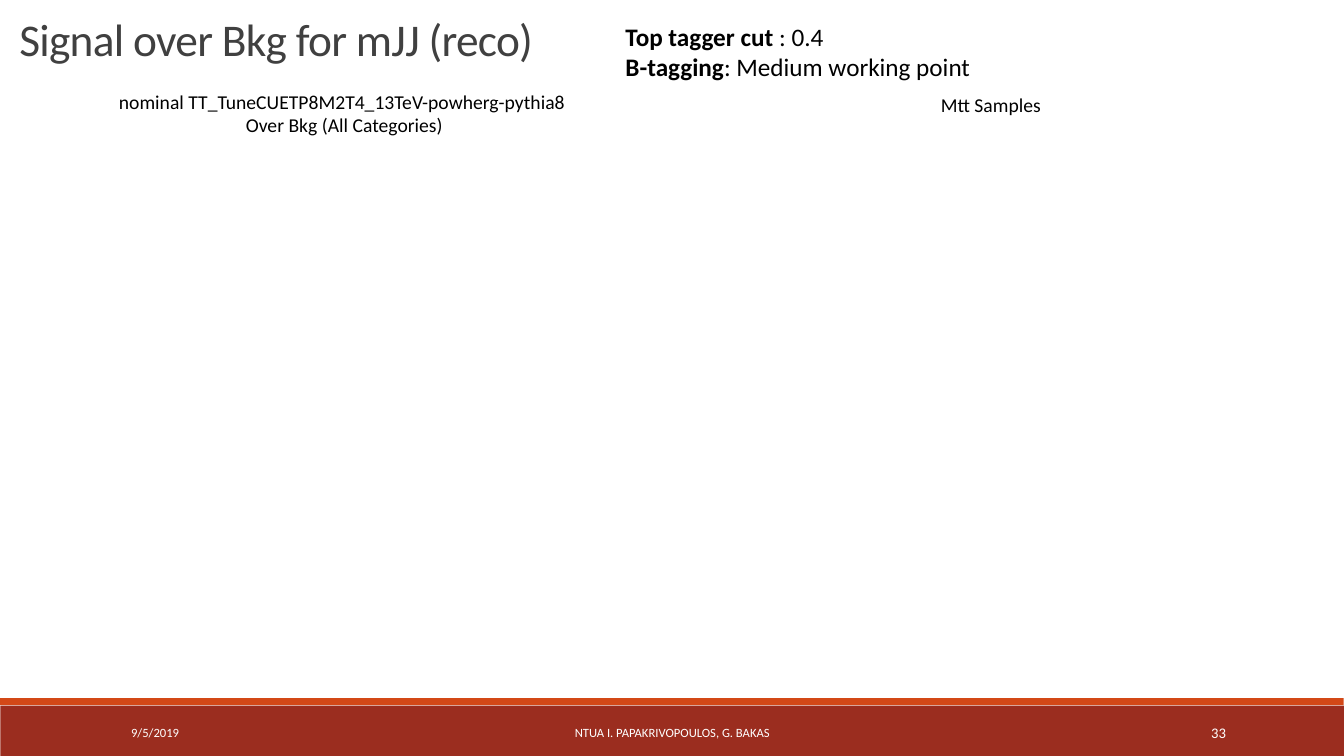
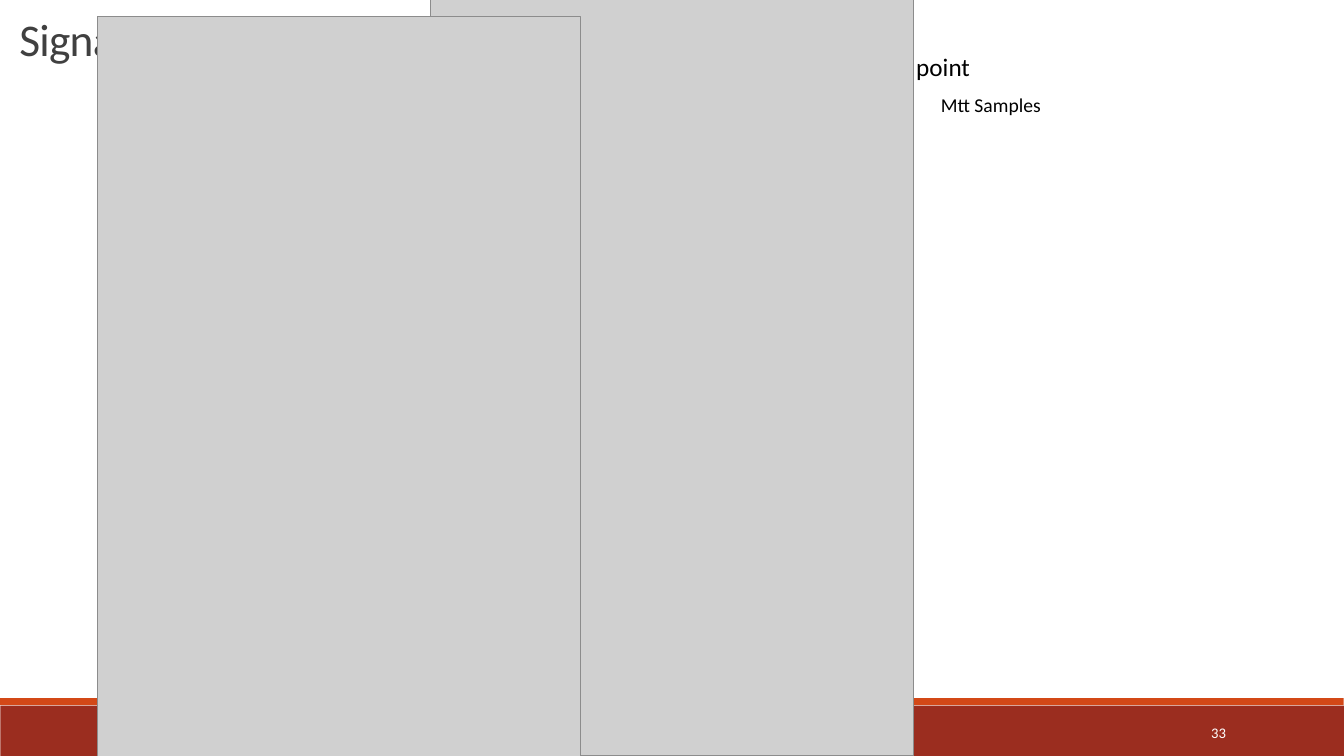
Before and after one commit to georgebakas/HEP-NTUA, a slide deck: slide 33 of Documents for Progress/StatusReport_Eff_SignalOverBkg_AllMVA_allbtag_09_05_19.pptx. Drawn at 1344x756 pixels with LibreOffice and Linux fonts; fonts in the diff are those of the drawing; grey boxes stand for pictures. Boxes give left, top, right and bottom in pixels: in the first picture for what was removed or moved away, otherwise in the second. Text is boxed around its words. In the diff, an @@ line names an element or a change of style, - is before the commit and + after.

Commit message:
This is a new commit for the ppt

```diff
--- a/Documents for Progress/StatusReport_Eff_SignalOverBkg_AllMVA_allbtag_09_05_19.pptx
+++ b/Documents for Progress/StatusReport_Eff_SignalOverBkg_AllMVA_allbtag_09_05_19.pptx
@@ picture added at bbox=[98, 16, 581, 756] @@
@@ picture added at bbox=[431, 0, 913, 756] @@
@@ text removed at bbox=[119, 95, 564, 136] @@
-nominal TT_TuneCUETP8M2T4_13TeV-powherg-pythia8
-Over Bkg (All Categories)
@@ text removed at bbox=[131, 728, 179, 738] @@
-9/5/2019
```
Also in this commit, not shown: 19 other slides changed, 5 other files.
